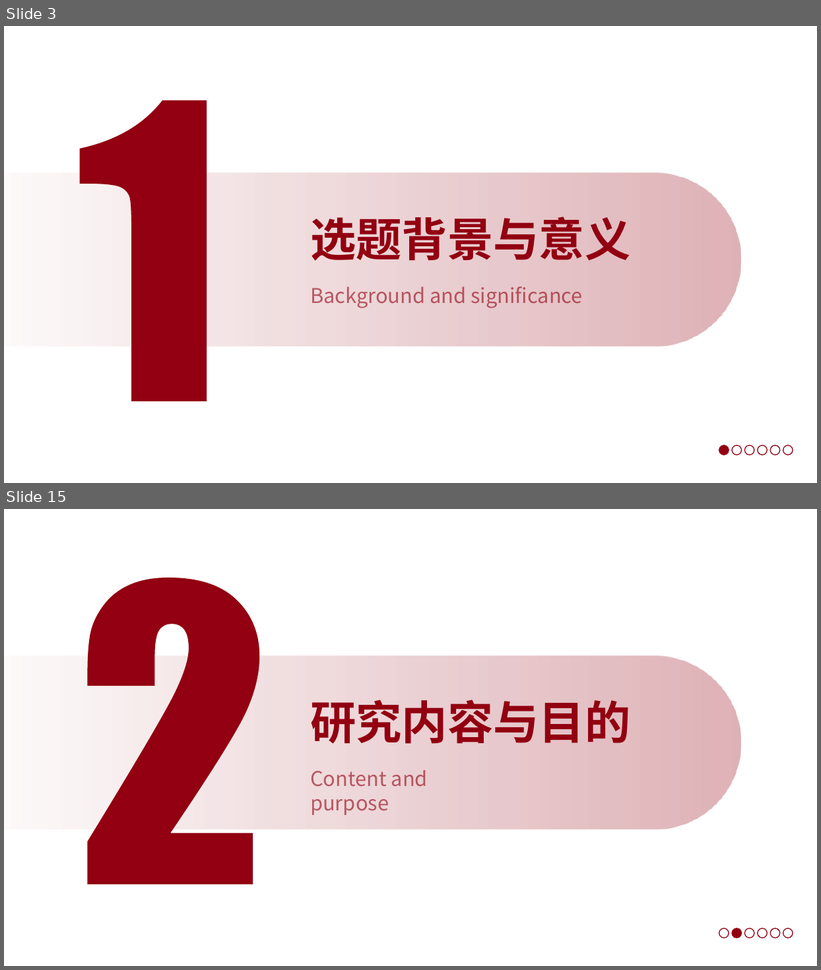
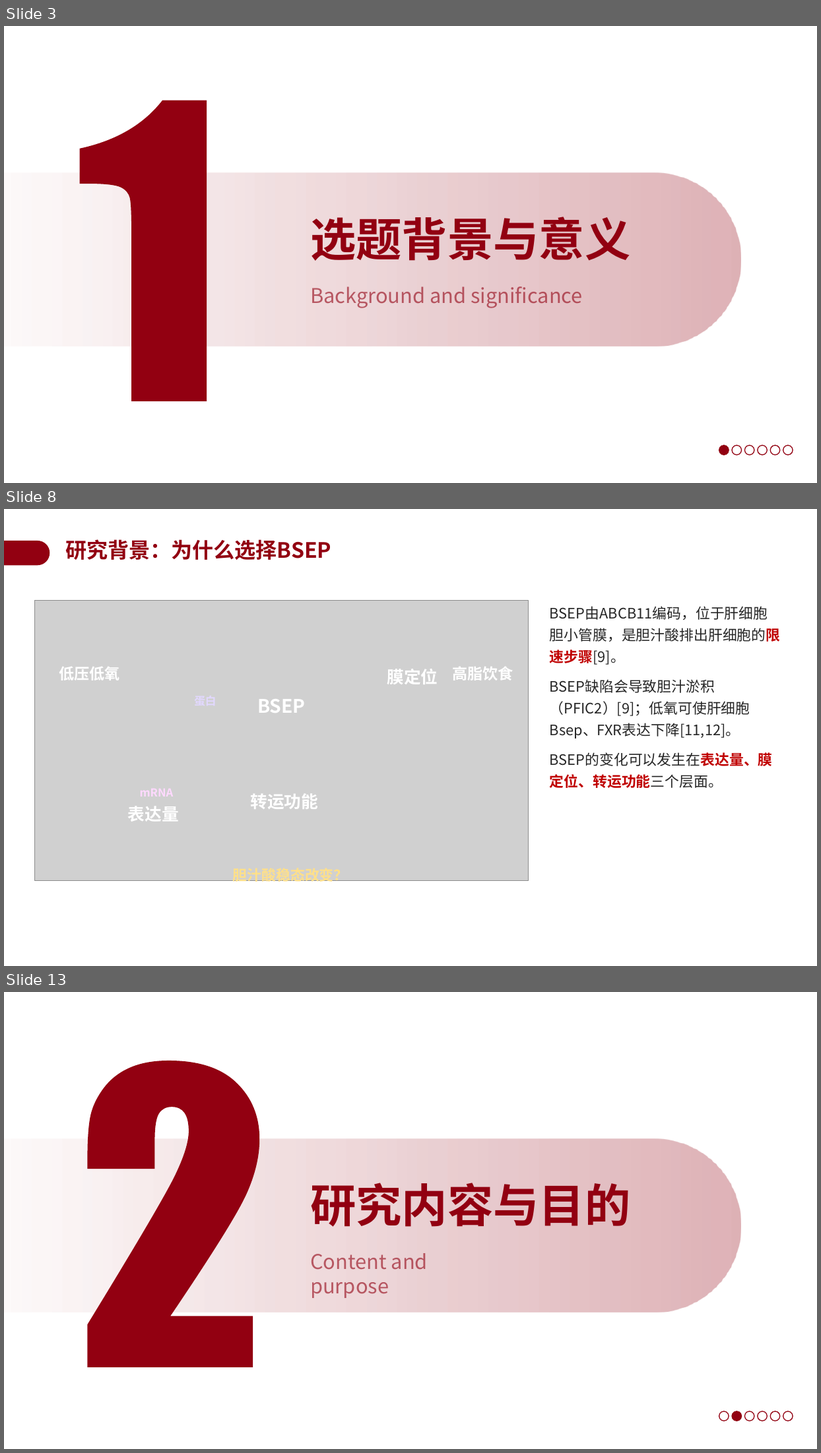
Before and after one commit to a854589274-afk/1, a slide deck: 开题答辩PPT_BSEP高原低压低氧.pptx. Shown one above the other, each under a label of ours: slides 3 and 15 before the commit, slides 3, 8 and 13 after it; the slides between them are not shown. The pictures are 821x970 and 821x1453 pixels, drawn with LibreOffice and Linux fonts; fonts in the diff are those of the drawing; grey boxes stand for pictures; background and template pictures are left out. Boxes give left, top, right and bottom in pixels: in the first picture for what was removed or moved away, otherwise in the second. Text is boxed around its words. In the diff, an @@ line names an element or a change of style, - is before the commit and + after.

```diff
--- a/开题答辩PPT_BSEP高原低压低氧.pptx
+++ b/开题答辩PPT_BSEP高原低压低氧.pptx
@@ slide 8 added at (4,509,817,966), background #FFFFFF @@
@@ freeform shape added at (4,541,50,565), fill #920011 @@
@@ text added at (66,539,332,560), 25 pt, text #920011, bold @@
+研究背景：为什么选择BSEP
@@ picture added at (34,601,529,881) @@
@@ text added at (550,606,781,788), 17 pt, text #262626 @@
+BSEP由ABCB11编码，位于肝细胞胆小管膜，是胆汁酸排出肝细胞的限速步骤[9]。
+BSEP缺陷会导致胆汁淤积（PFIC2）[9]；低氧可使肝细胞Bsep、FXR表达下降[11,12]。
+BSEP的变化可以发生在表达量、膜定位、转运功能三个层面。
@@ group added at (59,667,513,885): 9 texts @@
+低压低氧
+高脂饮食
+表达量
+膜定位
+转运功能
+BSEP
+mRNA
+蛋白
+胆汁酸稳态改变？
@@ what was slide 15 is now slide 13 @@
```
Also in this commit, not shown: 2 slides changed, 15 other slides added, 18 slides removed.
